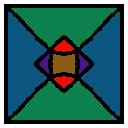
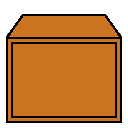
The second 128px x 128px image is a revision of the first. Changes to its layers:
painted on "Paint Layer 1" over [4,4,124,124]
